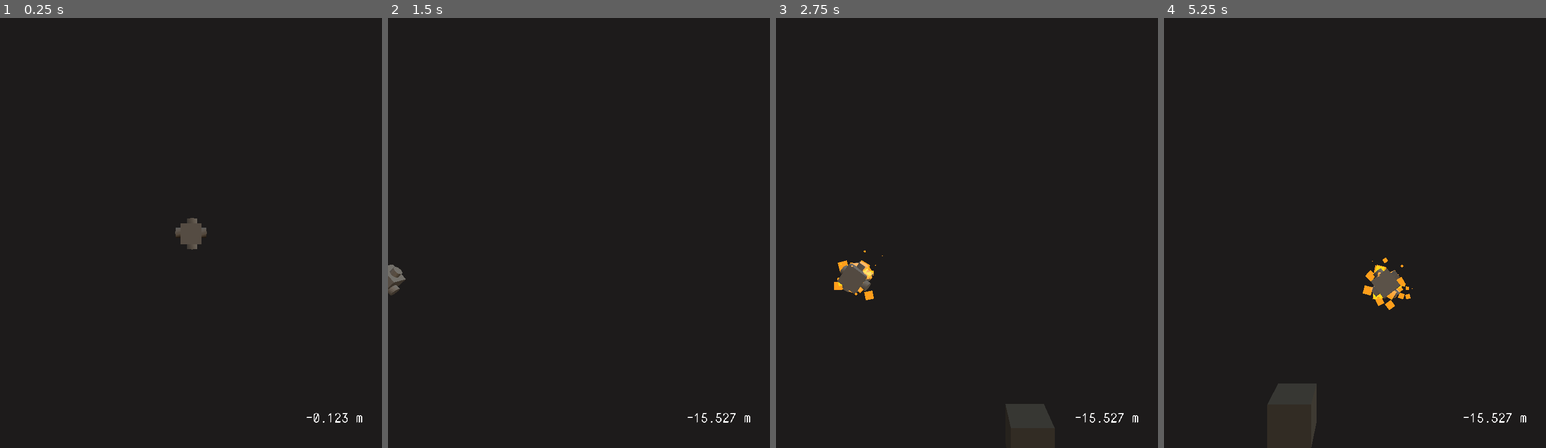
Above: before the commit, frames 1-4 (left to right).
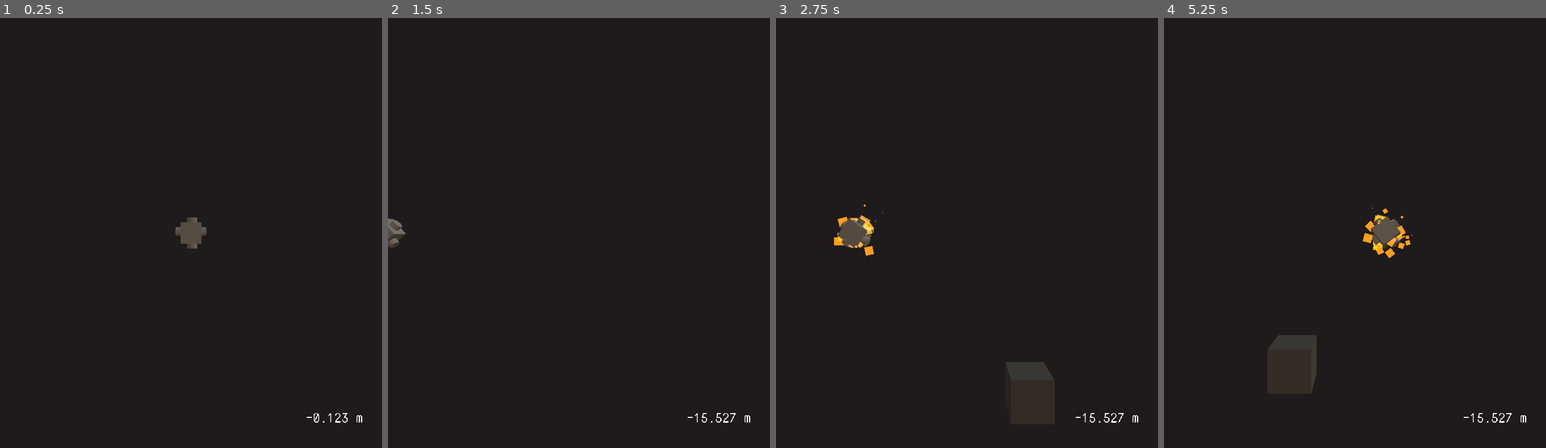
Above: after the commit, the same moments.

Repository: marksteve/SudoXE
Game: Godot game, scene res://Main.tscn
The game is run twice, just before and just after one commit, with the same random seed, the same clock (stepped at 60 frames per second) and the same inputs.
Inputs:
- Up to frame 1 (0.25 s): no input
- Up to frame 2 (1.5 s): tap Enter at 0.5 s; hold Right (ui_right) 0.53-1.28 s; hold Down (ui_down) from 1.28 s (still down)
- Up to frame 3 (2.75 s): release Down (ui_down) at 2.03 s; hold Right (ui_right) from 2.03 s (still down)
- Up to frame 4 (5.25 s): release Right (ui_right) at 2.78 s; hold Up (ui_up) 2.78-3.53 s; hold Left (ui_left) 3.53-5.03 s; hold Down (ui_down) from 5.03 s (still down)

The runs differ from the first frame. In frame 1, less than 0.1% of the frame differs, in the area x 45-55%, y 46-54%; in frame 2, 0.4%; in frame 3, 1.8%; in frame 4, 2.3%, in the area x 27-66%, y 44-100%.

Commit message:
Lock camera to ship

Diff:
--- a/Camera.gd
+++ b/Camera.gd
@@ -3,4 +3,4 @@
 onready var ship = $"../Ship"
 
 func _process(delta):
-	self.translation.y = lerp(self.translation.y, ship.translation.y, 0.1)
+	self.translation.y = ship.translation.y
--- a/Main.tscn
+++ b/Main.tscn
@@ -131,8 +131,6 @@
 [node name="UI" type="MarginContainer" parent="."]
 anchor_right = 0.95
 anchor_bottom = 0.95
-margin_left = -96.0
-margin_top = -44.0
 size_flags_horizontal = 8
 size_flags_vertical = 8
 __meta__ = {
@@ -140,10 +138,10 @@
 }
 
 [node name="Depth" type="Label" parent="UI"]
-margin_left = 882.0
-margin_top = 1025.0
-margin_right = 1008.0
-margin_bottom = 1070.0
+margin_left = 786.0
+margin_top = 981.0
+margin_right = 912.0
+margin_bottom = 1026.0
 size_flags_horizontal = 8
 size_flags_vertical = 8
 custom_fonts/font = SubResource( 7 )
